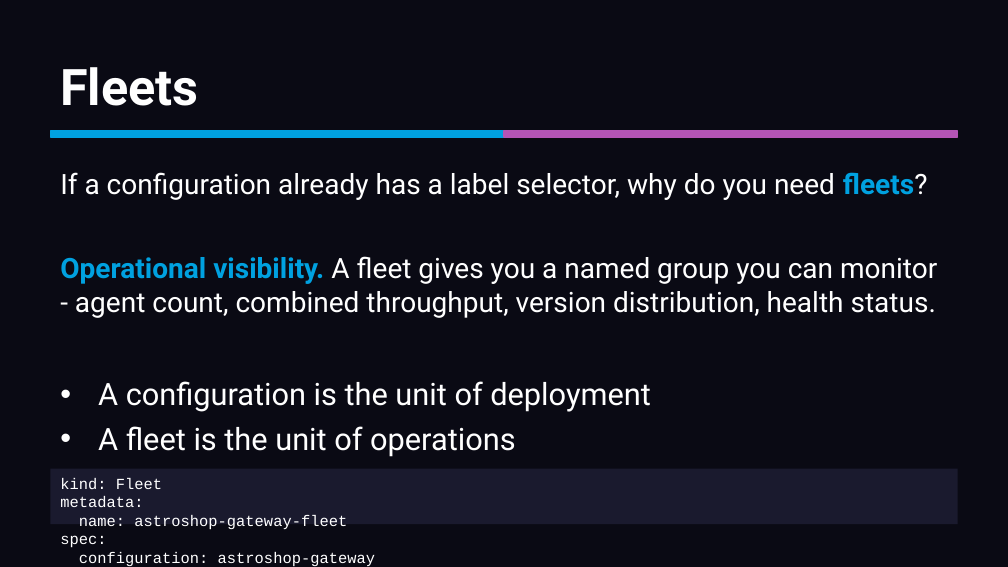
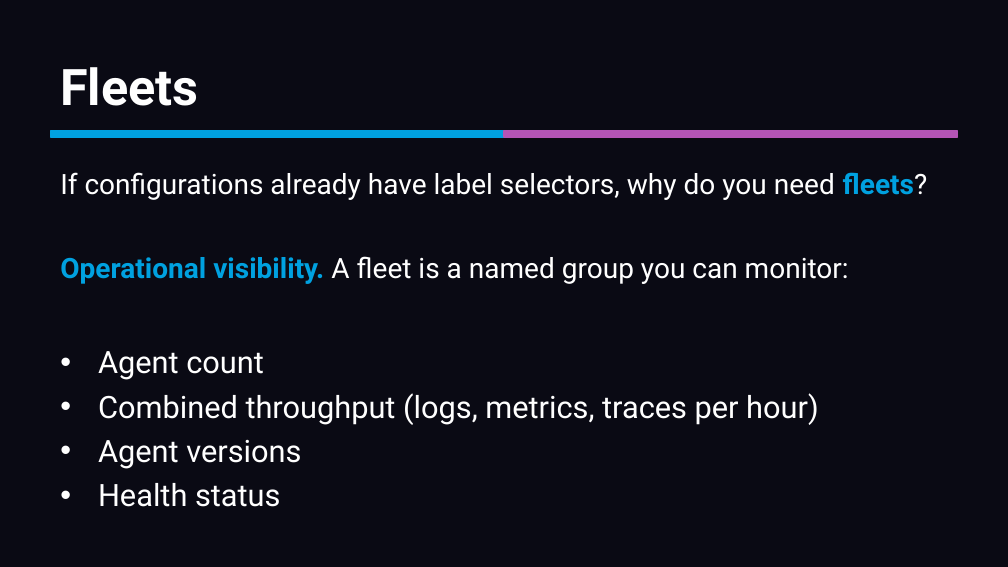
Before and after one commit to mreider/astroshop-bindplane-labs, a slide deck: slide 23 of docs/bindplane-primer/bindplane-primer.pptx (slide 15 before the commit). Drawn at 1008x567 pixels with LibreOffice and Linux fonts; fonts in the diff are those of the drawing. Boxes give left, top, right and bottom in pixels: in the first picture for what was removed or moved away, otherwise in the second. Text is boxed around its words. In the diff, an @@ line names an element or a change of style, - is before the commit and + after.

```diff
--- a/docs/bindplane-primer/bindplane-primer.pptx
+++ b/docs/bindplane-primer/bindplane-primer.pptx
@@ text at box(60, 172, 928, 200): text changed @@
-If a configuration already has a label selector, why do you need fleets?
+If configurations already have label selectors, why do you need fleets?
@@ text at box(60, 256, 849, 284): text changed @@
-Operational visibility. A fleet gives you a named group you can monitor - agent count, combined throughput, version distribution, health status.
+Operational visibility. A fleet is a named group you can monitor:
@@ text at box(98, 351, 819, 507): text changed @@
-• A configuration is the unit of deployment
-• A fleet is the unit of operations
+• Agent count
+• Combined throughput (logs, metrics, traces per hour)
+• Agent versions
+• Health status
@@ rectangle removed at box(50, 469, 958, 524) @@
-kind: Fleet
-metadata:
-name: astroshop-gateway-fleet
-spec:
-configuration: astroshop-gateway
```
Also in this commit, not shown: 27 other slides changed, 27 slides added, 13 slides removed, 1 other file.
